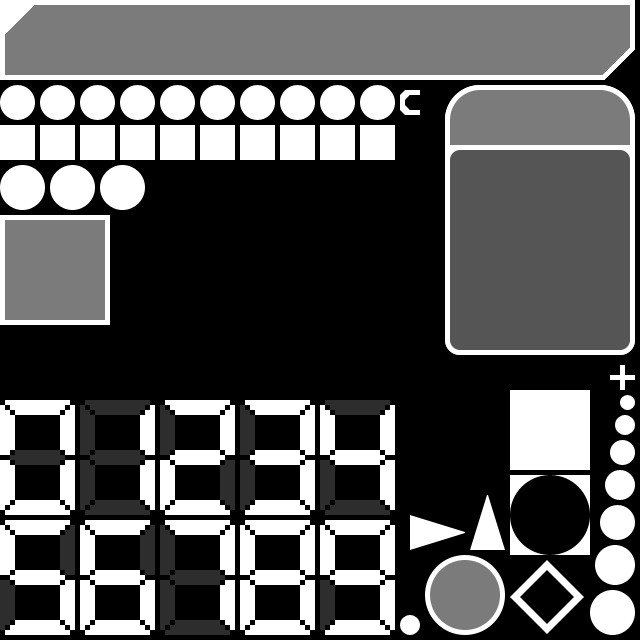
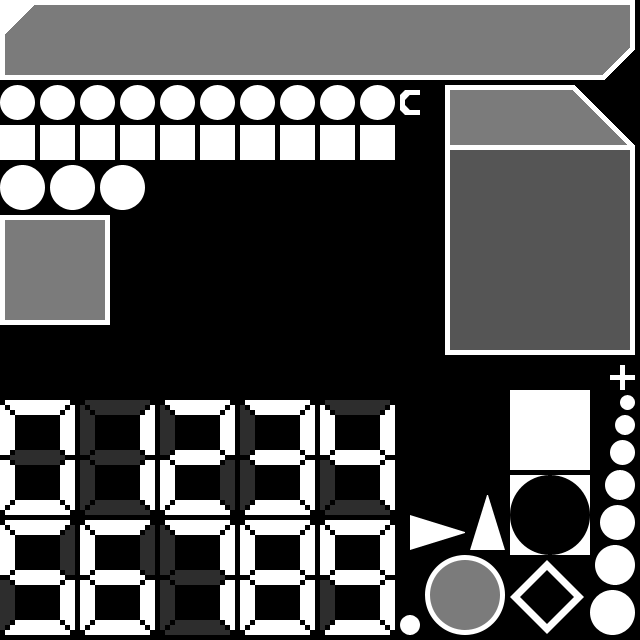
Layered file, before and after one edit (640 × 640). Changes by layer:
added layer "Layer 6" in group "Alpha" over (445, 85, 635, 160)
hid "Ellipse 5", painted on it over (445, 85, 635, 160)
added layer "groupbottom" in group "Alpha" over (445, 340, 635, 355)
painted on "Ellipse 4" over (445, 340, 635, 355)
hid "Ellipse 5 copy", painted on it over (445, 85, 635, 355)
